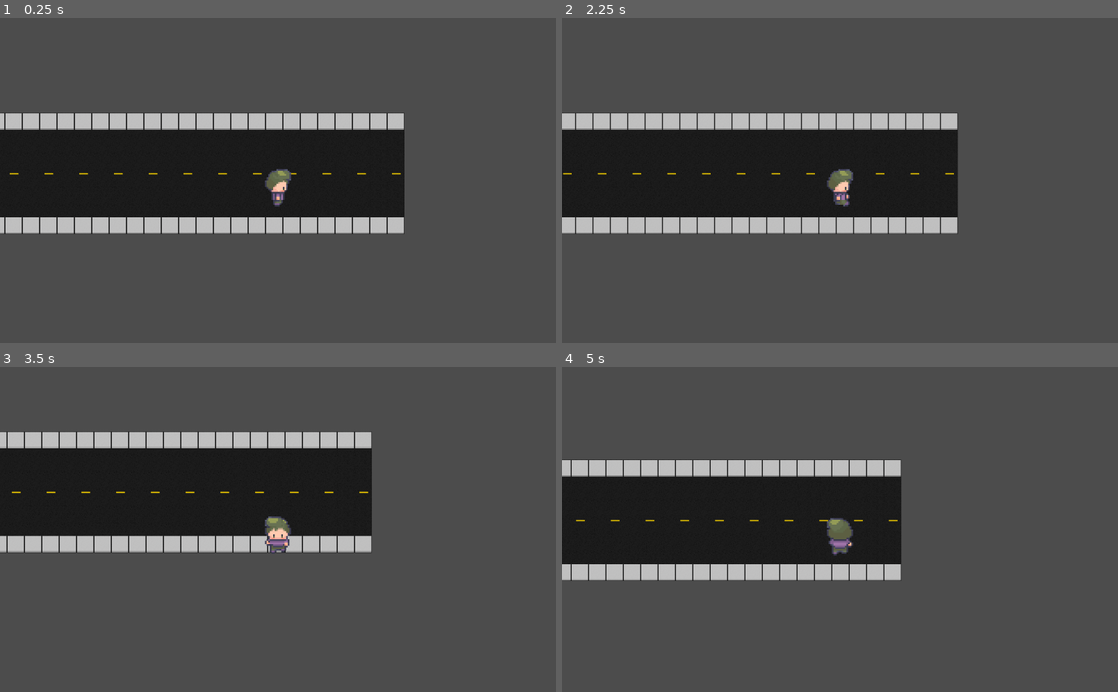
Above: before the commit, frames 1-4 (two rows, left to right).
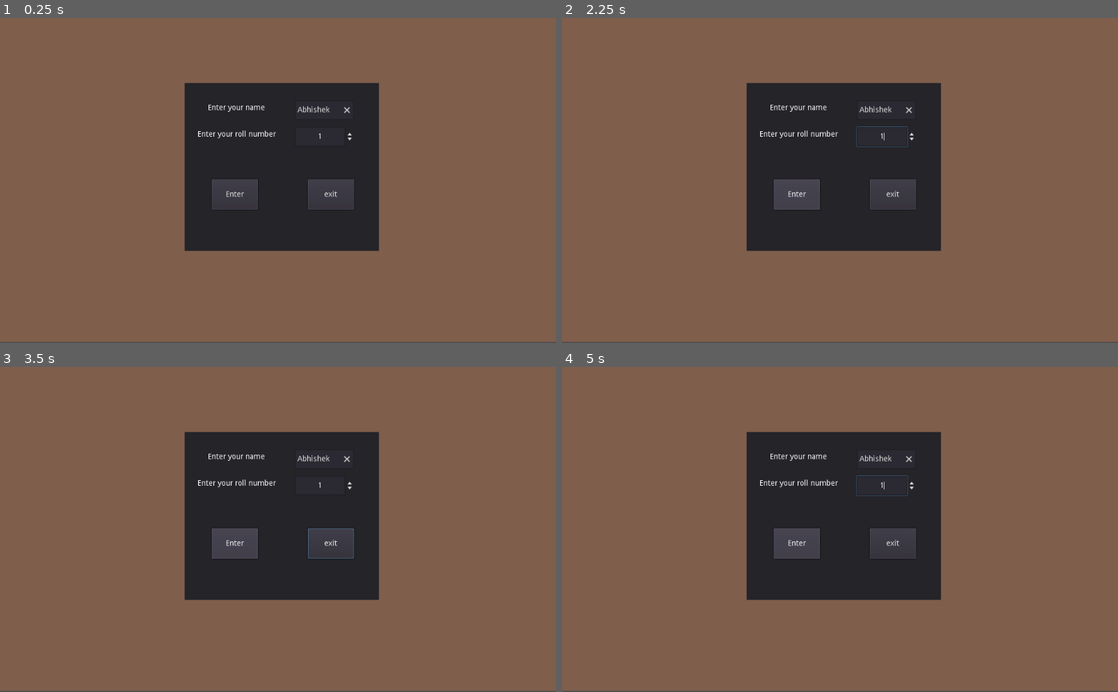
Above: after the commit, the same moments.

Repository: OpenLake/Virtual-IIT-Bhilai
Game: Godot game, scene res://World.tscn
Two runs of this game, one before a commit and one after it. Both use one fixed random seed, a clock stepped at 60 frames per second and the inputs below.
Inputs (mouse positions are in pixels of both pictures, inside the frame that each line leads up to):
- Up to frame 1 (0.25 s): no input
- Up to frame 2 (2.25 s): click (795, 193) at 0.5 s, where only the run after the commit has a clickable "Enter"; click (795, 193) at 1.25 s, where only the run after the commit has a clickable "Enter"; tap Enter at 2 s; hold Right (ui_right) from 2.03 s (still down)
- Up to frame 3 (3.5 s): release Right (ui_right) at 2.78 s; hold Down (ui_down) from 2.78 s (still down)
- Up to frame 4 (5 s): release Down (ui_down) at 3.53 s; hold Right (ui_right) 3.53-4.28 s; hold Up (ui_up) from 4.28 s (still down)

The runs differ from the first frame. In frame 1, 92% of the frame differs, in the area x 0-100%, y 0-100%; in frame 2, 92%; in frame 3, 91%; in frame 4, 93%.

Commit message:
added animation sync

Diff:
--- /dev/null
+++ b/game/Enemies/enemy.tscn
@@ -0,0 +1,140 @@
+[gd_scene load_steps=53 format=2]
+
+[ext_resource path="res://animation_files/running_animations/tile002.png" type="Texture" id=1]
+[ext_resource path="res://animation_files/running_animations/tile018.png" type="Texture" id=2]
+[ext_resource path="res://animation_files/running_animations/tile020.png" type="Texture" id=3]
+[ext_resource path="res://animation_files/running_animations/tile001.png" type="Texture" id=4]
+[ext_resource path="res://Player/Player.png" type="Texture" id=5]
+[ext_resource path="res://animation_files/running_animations/tile000.png" type="Texture" id=6]
+[ext_resource path="res://animation_files/running_animations/tile003.png" type="Texture" id=7]
+[ext_resource path="res://animation_files/running_animations/tile005.png" type="Texture" id=8]
+[ext_resource path="res://animation_files/running_animations/tile019.png" type="Texture" id=9]
+[ext_resource path="res://animation_files/running_animations/tile014.png" type="Texture" id=10]
+[ext_resource path="res://animation_files/running_animations/tile017.png" type="Texture" id=11]
+[ext_resource path="res://animation_files/running_animations/tile011.png" type="Texture" id=12]
+[ext_resource path="res://animation_files/running_animations/tile004.png" type="Texture" id=13]
+[ext_resource path="res://animation_files/running_animations/tile015.png" type="Texture" id=14]
+[ext_resource path="res://animation_files/running_animations/tile022.png" type="Texture" id=15]
+[ext_resource path="res://animation_files/running_animations/tile013.png" type="Texture" id=16]
+[ext_resource path="res://animation_files/running_animations/tile023.png" type="Texture" id=17]
+[ext_resource path="res://animation_files/running_animations/tile012.png" type="Texture" id=18]
+[ext_resource path="res://animation_files/running_animations/tile021.png" type="Texture" id=19]
+[ext_resource path="res://animation_files/running_animations/tile007.png" type="Texture" id=21]
+[ext_resource path="res://animation_files/idle/tile004.png" type="Texture" id=22]
+[ext_resource path="res://animation_files/idle/tile014.png" type="Texture" id=23]
+[ext_resource path="res://animation_files/running_animations/tile010.png" type="Texture" id=24]
+[ext_resource path="res://animation_files/idle/tile011.png" type="Texture" id=25]
+[ext_resource path="res://animation_files/idle/tile003.png" type="Texture" id=26]
+[ext_resource path="res://animation_files/idle/tile001.png" type="Texture" id=27]
+[ext_resource path="res://animation_files/idle/tile009.png" type="Texture" id=28]
+[ext_resource path="res://animation_files/running_animations/tile016.png" type="Texture" id=29]
+[ext_resource path="res://animation_files/idle/tile023.png" type="Texture" id=30]
+[ext_resource path="res://animation_files/idle/tile013.png" type="Texture" id=31]
+[ext_resource path="res://animation_files/running_animations/tile009.png" type="Texture" id=32]
+[ext_resource path="res://animation_files/idle/tile021.png" type="Texture" id=33]
+[ext_resource path="res://animation_files/idle/tile019.png" type="Texture" id=34]
+[ext_resource path="res://animation_files/idle/tile015.png" type="Texture" id=35]
+[ext_resource path="res://animation_files/idle/tile020.png" type="Texture" id=36]
+[ext_resource path="res://animation_files/idle/tile000.png" type="Texture" id=37]
+[ext_resource path="res://animation_files/running_animations/tile008.png" type="Texture" id=38]
+[ext_resource path="res://animation_files/idle/tile012.png" type="Texture" id=39]
+[ext_resource path="res://animation_files/idle/tile002.png" type="Texture" id=40]
+[ext_resource path="res://animation_files/idle/tile016.png" type="Texture" id=41]
+[ext_resource path="res://animation_files/running_animations/tile006.png" type="Texture" id=42]
+[ext_resource path="res://animation_files/idle/tile006.png" type="Texture" id=43]
+[ext_resource path="res://animation_files/idle/tile007.png" type="Texture" id=44]
+[ext_resource path="res://animation_files/idle/tile010.png" type="Texture" id=45]
+[ext_resource path="res://animation_files/idle/tile018.png" type="Texture" id=46]
+[ext_resource path="res://animation_files/idle/tile008.png" type="Texture" id=47]
+[ext_resource path="res://animation_files/idle/tile022.png" type="Texture" id=48]
+[ext_resource path="res://animation_files/idle/tile005.png" type="Texture" id=49]
+[ext_resource path="res://animation_files/idle/tile017.png" type="Texture" id=50]
+
+[sub_resource type="SpriteFrames" id=1]
+animations = [ {
+"frames": [ ExtResource( 39 ), ExtResource( 31 ), ExtResource( 23 ), ExtResource( 35 ), ExtResource( 41 ), ExtResource( 50 ) ],
+"loop": true,
+"name": "idle_left",
+"speed": 5.0
+}, {
+"frames": [ ExtResource( 6 ), ExtResource( 4 ), ExtResource( 1 ), ExtResource( 7 ), ExtResource( 13 ), ExtResource( 8 ) ],
+"loop": true,
+"name": "run_right",
+"speed": 5.0
+}, {
+"frames": [ ExtResource( 46 ), ExtResource( 36 ), ExtResource( 33 ), ExtResource( 34 ), ExtResource( 48 ), ExtResource( 30 ) ],
+"loop": true,
+"name": "idle_back",
+"speed": 5.0
+}, {
+"frames": [ ExtResource( 43 ), ExtResource( 44 ), ExtResource( 47 ), ExtResource( 28 ), ExtResource( 45 ), ExtResource( 25 ) ],
+"loop": true,
+"name": "idle_top",
+"speed": 5.0
+}, {
+"frames": [ ExtResource( 42 ), ExtResource( 21 ), ExtResource( 38 ), ExtResource( 32 ), ExtResource( 24 ), ExtResource( 12 ) ],
+"loop": true,
+"name": "run_forward",
+"speed": 5.0
+}, {
+"frames": [ ExtResource( 2 ), ExtResource( 9 ), ExtResource( 3 ), ExtResource( 19 ), ExtResource( 15 ), ExtResource( 17 ) ],
+"loop": true,
+"name": "run_back",
+"speed": 5.0
+}, {
+"frames": [ ExtResource( 37 ), ExtResource( 27 ), ExtResource( 40 ), ExtResource( 26 ), ExtResource( 22 ), ExtResource( 49 ) ],
+"loop": true,
+"name": "idle_right",
+"speed": 5.0
+}, {
+"frames": [ ExtResource( 18 ), ExtResource( 16 ), ExtResource( 10 ), ExtResource( 14 ), ExtResource( 29 ), ExtResource( 11 ) ],
+"loop": true,
+"name": "run_left",
+"speed": 5.0
+} ]
+
+[sub_resource type="CapsuleShape2D" id=2]
+radius = 22.9249
+height = 36.9366
+
+[sub_resource type="StyleBoxFlat" id=3]
+bg_color = Color( 0.929412, 0.772549, 0.160784, 1 )
+border_width_left = 2
+border_width_top = 2
+border_width_right = 2
+border_width_bottom = 2
+border_color = Color( 0.992157, 0.054902, 0.0313726, 1 )
+
+[node name="enemy" type="KinematicBody2D"]
+position = Vector2( 566.745, 285.439 )
+
+[node name="Sprite" type="Sprite" parent="."]
+visible = false
+position = Vector2( 0.659592, -0.755165 )
+texture = ExtResource( 5 )
+hframes = 60
+frame = 1
+
+[node name="char_sprite" type="AnimatedSprite" parent="."]
+scale = Vector2( 3, 3 )
+frames = SubResource( 1 )
+animation = "run_right"
+playing = true
+
+[node name="CollisionShape2D" type="CollisionShape2D" parent="."]
+position = Vector2( 0.53186, 13.0195 )
+shape = SubResource( 2 )
+
+[node name="Label" type="Label" parent="."]
+margin_left = -41.0
+margin_top = -55.0
+margin_right = 36.0
+margin_bottom = -33.0
+custom_styles/normal = SubResource( 3 )
+custom_colors/font_color = Color( 0, 0, 0, 1 )
+text = "Abhishek"
+align = 1
+valign = 1
+__meta__ = {
+"_edit_use_anchors_": false
+}
--- a/game/Player/Player.gd
+++ b/game/Player/Player.gd
@@ -1,15 +1,27 @@
 extends KinematicBody2D
 
+export var enemy_mode = false
 export var speed = 10  #export function help to change the value directly from the editor
 
+onready var control = get_parent()
 onready var char_sprite = get_node("char_sprite")
+
 var velocity = Vector2.ZERO
 var direction = Vector2(1,0)
+var moving = false
+
 const ACCELERATION = 300
 const FRICTION = 500
 const MAX_SPEED = 10000
 
+func set_as_enemy(payload):
+	enemy_mode = true
+	position = payload["position"]
+	char_sprite.animation = payload["animation"]
+
+
 func set_idle_animation():
+	print(direction)
 	if direction.x == 1:
 		char_sprite.animation = "idle_right"
 	elif direction.x == -1:
@@ -24,33 +36,53 @@
 func _physics_process(delta):
 	#if user pressed right movement button
 	if Input.is_action_pressed("ui_right"):
+		control.client.emit_signal("hello")
+		moving = true
 		direction = Vector2(1,0)  #setting the vector direction value
 		velocity = direction * speed  #calculating the valocity
 		char_sprite.animation = "run_right"
+		move_and_collide(velocity * delta)
+		send_move_signal()
 	#if user pressed left movement button
 	elif Input.is_action_pressed("ui_left"):
+		moving = true
 		direction = Vector2(-1,0)
 		velocity = direction * speed
 		char_sprite.animation = "run_left";
+		move_and_collide(velocity * delta)
+		send_move_signal()
 	#if user pressed up movement button
 	elif Input.is_action_pressed("ui_up"):
+		moving = true
 		direction = Vector2(0,-1)
 		velocity = direction * speed
 		char_sprite.animation = "run_forward";
+		move_and_collide(velocity * delta)
+		send_move_signal()
 	#if user pressed down movement button
 	elif Input.is_action_pressed("ui_down"):
+		moving = true
 		direction = Vector2(0,1)
 		velocity = direction * speed
 		char_sprite.animation = "run_back";
+		move_and_collide(velocity * delta)
+		send_move_signal()
+
 	else:
-		velocity = Vector2.ZERO
-		set_idle_animation()
+		if moving == true:
+			moving = false
+			velocity = Vector2.ZERO
+			set_idle_animation()
+			send_move_signal()
+#		set_idle_animation()
+	#prebuilt function for moving a object of a kinematic body type
+#	move_and_collide(velocity * delta)
 
-	#prebuilt function for moving a object of a kinematic body type
-	move_and_collide(velocity * delta)
-
-	pass
-
+func send_move_signal():
+	control.data["x"] = self.position.x
+	control.data["y"] = self.position.y
+	control.data["animation"] = char_sprite.animation
+	get_parent().send({"mes":"move_enemy","info":control.data});
 
 
 #	var input_vector = Vector2.ZERO
--- a/game/World.tscn
+++ b/game/World.tscn
@@ -52,6 +52,8 @@
 [ext_resource path="res://animation_files/idle/tile010.png" type="Texture" id=50]
 [ext_resource path="res://animation_files/idle/tile022.png" type="Texture" id=51]
 [ext_resource path="res://animation_files/idle/tile000.png" type="Texture" id=52]
+[ext_resource path="res://client.gd" type="Script" id=53]
+[ext_resource path="res://entry_point.gd" type="Script" id=54]
 
 [sub_resource type="TileSet" id=1]
 0/name = "street_32_32.png 0"
@@ -97,54 +99,71 @@
 1/shapes = [  ]
 1/z_index = 0
 
-[sub_resource type="SpriteFrames" id=2]
+[sub_resource type="StyleBoxFlat" id=2]
+bg_color = Color( 0.6, 0.6, 0.6, 0 )
+border_width_left = 5
+border_width_top = 5
+border_width_right = 5
+border_width_bottom = 5
+border_color = Color( 0.913725, 0.0627451, 0.0627451, 1 )
+
+[sub_resource type="SpriteFrames" id=3]
 animations = [ {
+"frames": [ ExtResource( 36 ), ExtResource( 39 ), ExtResource( 35 ), ExtResource( 47 ), ExtResource( 32 ), ExtResource( 46 ) ],
+"loop": true,
+"name": "idle_left",
+"speed": 5.0
+}, {
+"frames": [ ExtResource( 5 ), ExtResource( 7 ), ExtResource( 6 ), ExtResource( 8 ), ExtResource( 10 ), ExtResource( 9 ) ],
+"loop": true,
+"name": "run_right",
+"speed": 5.0
+}, {
 "frames": [ ExtResource( 44 ), ExtResource( 49 ), ExtResource( 34 ), ExtResource( 41 ), ExtResource( 51 ), ExtResource( 33 ) ],
 "loop": true,
 "name": "idle_back",
 "speed": 5.0
 }, {
+"frames": [ ExtResource( 43 ), ExtResource( 29 ), ExtResource( 48 ), ExtResource( 45 ), ExtResource( 50 ), ExtResource( 30 ) ],
+"loop": true,
+"name": "idle_top",
+"speed": 5.0
+}, {
 "frames": [ ExtResource( 12 ), ExtResource( 13 ), ExtResource( 16 ), ExtResource( 17 ), ExtResource( 18 ), ExtResource( 19 ) ],
 "loop": true,
 "name": "run_back",
 "speed": 5.0
 }, {
+"frames": [ ExtResource( 52 ), ExtResource( 42 ), ExtResource( 40 ), ExtResource( 37 ), ExtResource( 38 ), ExtResource( 31 ) ],
+"loop": true,
+"name": "idle_right",
+"speed": 5.0
+}, {
 "frames": [ ExtResource( 24 ), ExtResource( 26 ), ExtResource( 27 ), ExtResource( 28 ), ExtResource( 25 ), ExtResource( 15 ) ],
 "loop": true,
 "name": "run_forward",
 "speed": 5.0
 }, {
-"frames": [ ExtResource( 43 ), ExtResource( 29 ), ExtResource( 48 ), ExtResource( 45 ), ExtResource( 50 ), ExtResource( 30 ) ],
-"loop": true,
-"name": "idle_top",
-"speed": 5.0
-}, {
-"frames": [ ExtResource( 52 ), ExtResource( 42 ), ExtResource( 40 ), ExtResource( 37 ), ExtResource( 38 ), ExtResource( 31 ) ],
-"loop": true,
-"name": "idle_right",
-"speed": 5.0
-}, {
-"frames": [ ExtResource( 36 ), ExtResource( 39 ), ExtResource( 35 ), ExtResource( 47 ), ExtResource( 32 ), ExtResource( 46 ) ],
-"loop": true,
-"name": "idle_left",
-"speed": 5.0
-}, {
-"frames": [ ExtResource( 5 ), ExtResource( 7 ), ExtResource( 6 ), ExtResource( 8 ), ExtResource( 10 ), ExtResource( 9 ) ],
-"loop": true,
-"name": "run_right",
-"speed": 5.0
-}, {
 "frames": [ ExtResource( 20 ), ExtResource( 21 ), ExtResource( 11 ), ExtResource( 22 ), ExtResource( 23 ), ExtResource( 14 ) ],
 "loop": true,
 "name": "run_left",
 "speed": 5.0
 } ]
 
-[sub_resource type="CapsuleShape2D" id=3]
+[sub_resource type="CapsuleShape2D" id=4]
 radius = 22.9249
 height = 36.9366
 
+[sub_resource type="StyleBoxFlat" id=5]
+bg_color = Color( 0.929412, 0.772549, 0.160784, 1 )
+border_width_left = 2
+border_width_top = 2
+border_width_right = 2
+border_width_bottom = 2
+border_color = Color( 0.992157, 0.054902, 0.0313726, 1 )
+
 [node name="World" type="Node2D"]
+script = ExtResource( 53 )
 
 [node name="TileMap" type="TileMap" parent="."]
 tile_set = SubResource( 1 )
@@ -153,6 +172,14 @@
 format = 1
 tile_data = PoolIntArray( -851983, 0, 327685, -851982, 0, 131075, -851981, 0, 131075, -851980, 0, 3, -851979, 0, 131075 …(7561 unchanged characters)…
 
+[node name="spawn area" type="Label" parent="."]
+margin_right = 80.0
+margin_bottom = 80.0
+custom_styles/normal = SubResource( 2 )
+__meta__ = {
+"_edit_use_anchors_": false
+}
+
 [node name="Bush" type="Sprite" parent="."]
 visible = false
 position = Vector2( 568.034, 236.452 )
@@ -160,9 +187,9 @@
 texture = ExtResource( 1 )
 
 [node name="Player" type="KinematicBody2D" parent="."]
-position = Vector2( 566.745, 285.439 )
+position = Vector2( 40, 40 )
 script = ExtResource( 3 )
-speed = 80
+speed = 100
 
 [node name="Sprite" type="Sprite" parent="Player"]
 visible = false
@@ -173,13 +200,110 @@
 
 [node name="char_sprite" type="AnimatedSprite" parent="Player"]
 scale = Vector2( 3, 3 )
-frames = SubResource( 2 )
-animation = "run_right"
+frames = SubResource( 3 )
+animation = "idle_right"
+frame = 4
 playing = true
 
 [node name="CollisionShape2D" type="CollisionShape2D" parent="Player"]
 position = Vector2( 0.53186, 13.0195 )
-shape = SubResource( 3 )
+shape = SubResource( 4 )
 
 [node name="Camera2D" type="Camera2D" parent="Player"]
-current = true
+visible = false
+
+[node name="Label" type="Label" parent="Player"]
+margin_left = -41.0
+margin_top = -55.0
+margin_right = 36.0
+margin_bottom = -33.0
+custom_styles/normal = SubResource( 5 )
+custom_colors/font_color = Color( 0, 0, 0, 1 )
+text = "Abhishek"
+align = 1
+valign = 1
+__meta__ = {
+"_edit_use_anchors_": false
+}
+
+[node name="entry_point" type="ColorRect" parent="."]
+margin_right = 1024.0
+margin_bottom = 598.0
+color = Color( 0.505882, 0.372549, 0.301961, 1 )
+script = ExtResource( 54 )
+__meta__ = {
+"_edit_use_anchors_": false
+}
+
+[node name="panel" type="Panel" parent="entry_point"]
+margin_left = 340.0
+margin_top = 120.0
+margin_right = 698.0
+margin_bottom = 430.0
+
+[node name="label" type="Label" parent="entry_point"]
+margin_left = 364.0
+margin_top = 201.0
+margin_right = 508.0
+margin_bottom = 230.0
+text = "Enter your roll number"
+align = 1
+valign = 1
+__meta__ = {
+"_edit_use_anchors_": false
+}
+
+[node name="roll_enter" type="SpinBox" parent="entry_point"]
+margin_left = 543.0
+margin_top = 201.0
+margin_right = 652.0
+margin_bottom = 237.0
+value = 1.0
+allow_greater = true
+align = 1
+__meta__ = {
+"_edit_use_anchors_": false
+}
+
+[node name="Label2" type="Label" parent="entry_point"]
+margin_left = 364.0
+margin_top = 151.611
+margin_right = 508.0
+margin_bottom = 180.611
+text = "Enter your name"
+align = 1
+valign = 1
+__meta__ = {
+"_edit_use_anchors_": false
+}
+
+[node name="name_enter" type="LineEdit" parent="entry_point"]
+margin_left = 543.0
+margin_top = 151.611
+margin_right = 652.0
+margin_bottom = 187.611
+text = "Abhishek "
+clear_button_enabled = true
+__meta__ = {
+"_edit_use_anchors_": false
+}
+
+[node name="done" type="Button" parent="entry_point"]
+margin_left = 390.06
+margin_top = 298.458
+margin_right = 475.06
+margin_bottom = 354.458
+text = "Enter"
+__meta__ = {
+"_edit_use_anchors_": false
+}
+
+[node name="exit" type="Button" parent="entry_point"]
+margin_left = 567.277
+margin_top = 298.458
+margin_right = 652.277
+margin_bottom = 354.458
+text = "exit"
+
+[connection signal="pressed" from="entry_point/done" to="entry_point" method="_on_done_pressed"]
+[connection signal="pressed" from="entry_point/exit" to="entry_point" method="_on_exit_pressed"]
--- /dev/null
+++ b/game/client.gd
@@ -0,0 +1,114 @@
+extends Node2D
+
+export var socket_url = "ws://127.0.0.1:5000"
+
+onready var enemy_model = preload("res://Enemies/enemy.tscn")
+
+
+
+var enemy = preload("res://Enemies/enemy.tscn")
+var enemies = {}
+var connected = false
+var initiate = false
+var data = {
+	"x":40,
+	"y":40,
+	"id":0,
+	"name":"player",
+	"animation":"idle_right"
+
+}
+
+var client = WebSocketClient.new()
+signal hello
+
+onready var note = Node2D.new()
+
+
+func _ready():
+	client.add_user_signal("hello")
+	data["position"] = $Player.position
+
+	pass
+
+
+func _physics_process(delta):
+	if connected == true:
+		if initiate == false:
+			var message = {"mes":"enemy_added",
+							"info":data
+				}
+			if (client.get_peer(1).put_packet(JSON.print(message).to_utf8())) == OK:
+				initiate = true
+		client.poll()
+
+
+func on_connection_closed():
+#	print("connection_closed")
+	set_process(false)
+
+func _notification(what):
+	if what == MainLoop.NOTIFICATION_WM_QUIT_REQUEST:
+		var message = {"mes":"enemy_deleted",
+							"info":data
+				}
+		send(message)
+#		client.get_peer(1).put_packet(JSON.print(message).to_utf8())
+		client.disconnect_from_host(1000, str(data["id"]))
+
+func on_connection_error():
+#	print("connection_error")
+	set_process(true)
+
+
+func on_connection_established(proto = ""):
+	pass
+
+
+func on_data_recieved():
+	var payload = JSON.parse(client.get_peer(1).get_packet().get_string_from_utf8()).result
+#	print(payload)
+	if payload["mes"] == "initiate":
+		for data in payload["info"]:
+			set_enemy(payload["info"][data])
+		return
+
+	if payload["info"]["id"] == data["id"]:
+		return
+	else:
+		perform(payload)
+
+
+func send(pack):
+	client.get_peer(1).put_packet(JSON.print(pack).to_utf8())
+
+
+func perform(payload):
+#	print(payload["mes"])
+#	print(payload["mes"] == "enemy_added")
+	if payload["mes"] == "enemy_added":
+		set_enemy(payload["info"])
+	elif payload["mes"] == "enemy_deleted":
+		delete_enemy(payload["info"])
+	elif payload["mes"] == "move_enemy":
+		set_enemy_pos(payload["info"])
+	pass
+
+func delete_enemy(payload):
+	enemies[payload["id"]].queue_free()
+	enemies.erase(payload["id"])
+
+func set_enemy_pos(payload):
+	enemies[payload["id"]].position.x = payload["x"]
+	enemies[payload["id"]].position.y = payload["y"]
+	enemies[payload["id"]].get_node("char_sprite").animation = payload["animation"]
+
+func set_enemy(payload):
+	var new_enemy = enemy_model.instance()
+	add_child(new_enemy)
+#	print(payload);
+	enemies[payload["id"]] = new_enemy
+	new_enemy.position.x = payload["x"]
+	new_enemy.position.y = payload["y"]
+	new_enemy.get_node("Label").text = str(payload["id"])
+	new_enemy.get_node("char_sprite").animation = payload["animation"]
--- /dev/null
+++ b/game/entry_point.gd
@@ -0,0 +1,34 @@
+extends ColorRect
+
+onready var control = get_parent()
+onready var roll_number = get_node("roll_enter");
+onready var player_name = get_node("name_enter");
+
+
+
+
+
+func _on_done_pressed():
+	control.data["id"] = roll_number.value
+	control.data["name"] = player_name.text
+	control.get_node("Player").get_node("Label").text = str(roll_number.value)
+	control.client.connect('hello',self,'client_says_hello')
+	control.client.connect('connection_closed', control, 'on_connection_closed')
+	control.client.connect('connection_error', control, 'on_connection_error')
+	control.client.connect('connection_established', control, 'on_connection_established')
+	control.client.connect('data_received',control, 'on_data_recieved')
+	var err = (control.client.connect_to_url(control.socket_url))
+	print(err)
+	if err != OK:
+		print("unable to connect")
+	else:
+		visible = false
+		control.connected = true
+		get_parent().get_node("Player").get_node("Camera2D").current = true
+	pass
+
+func client_says_hello():
+	print("client syas hello")
+
+func _on_exit_pressed():
+	pass
--- a/game/project.godot
+++ b/game/project.godot
@@ -7,6 +7,11 @@
 ;   param=value ; assign values to parameters
 
 config_version=4
+
+_global_script_classes=[  ]
+_global_script_class_icons={
+
+}
 
 [application]
 
Not shown, changed: game/.mono/assemblies/Debug/GodotSharp.xml
Not shown, changed: game/.mono/assemblies/Debug/GodotSharpEditor.xml
Not shown, changed: game/.mono/assemblies/Debug/api_hash_cache.cfg
Not shown: 1 places in game/World.tscn that only renumber resources
Not shown, changed: .gitignore
Not shown, added: api/package-lock.json
Not shown, changed: api/package.json
Not shown, changed: game/.mono/assemblies/Debug/GodotSharp.dll
Not shown, changed: game/.mono/assemblies/Debug/GodotSharp.pdb
Not shown, changed: game/.mono/assemblies/Debug/GodotSharpEditor.dll
Not shown, changed: game/.mono/assemblies/Debug/GodotSharpEditor.pdb
Not shown, added: node_godot/index.js
(and 2 more such lines)
